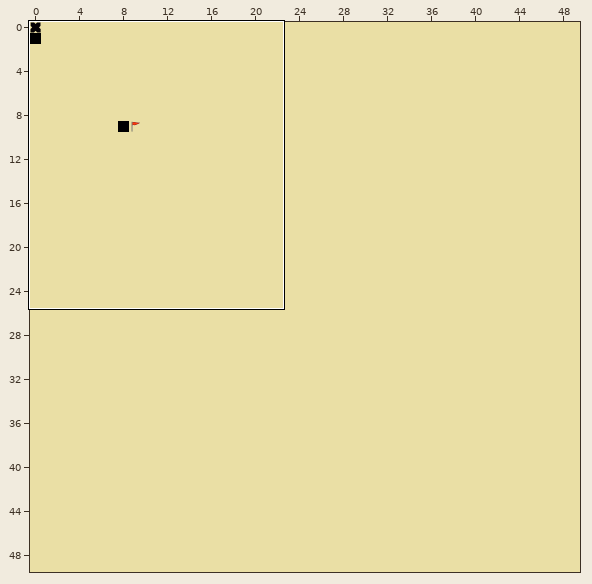
Tiled map, stored at src/art/src/standard.tmx. The picture above shows the old version from afar; the outline marks the close-up.
Close-up. Earlier state:
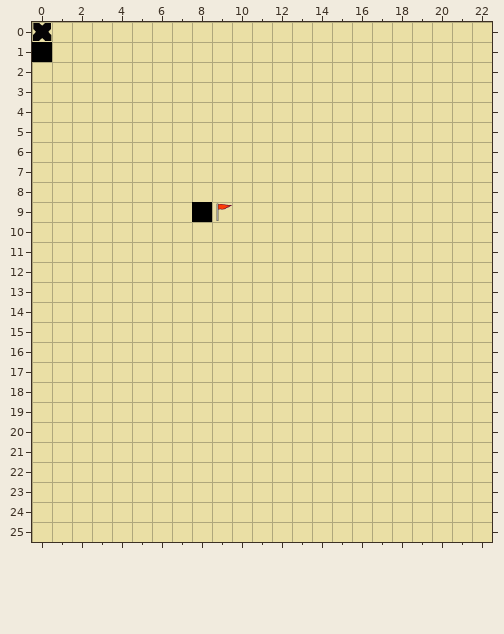
Cells are 64x64 px. Shown: x 0..22, y 0..25.
And afterwards:
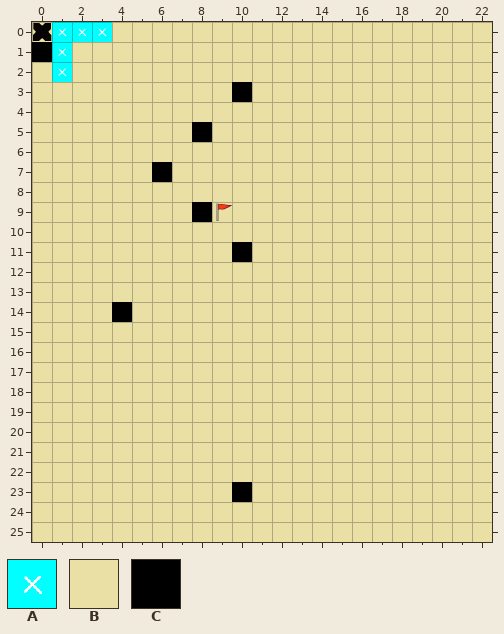
Key: from "doodads_ref_tilesheet": A 2; from "main_tiles": B 0, C 1.
_ is an empty cell.
Message: placeholder art for minerals (#9)
What changed:
Layer "base":
The author changed tile B to tile C in row 3 at x 10; in row 5 at x 8; in row 7 at x 6; in row 11 at x 10; in row 14 at x 4; in row 23 at x 10.
Layer "doodads":
Tile A now appears in row 0 at x 1 to 3; in rows 1 to 2 at x 1.
Changed places in both close-ups, as pixel boxes (x1, y1, x2, y2):
added: (52, 22, 112, 82)
changed: (232, 82, 252, 102)
changed: (192, 122, 212, 142)
changed: (152, 162, 172, 182)
changed: (232, 242, 252, 262)
changed: (112, 302, 132, 322)
changed: (232, 482, 252, 502)
